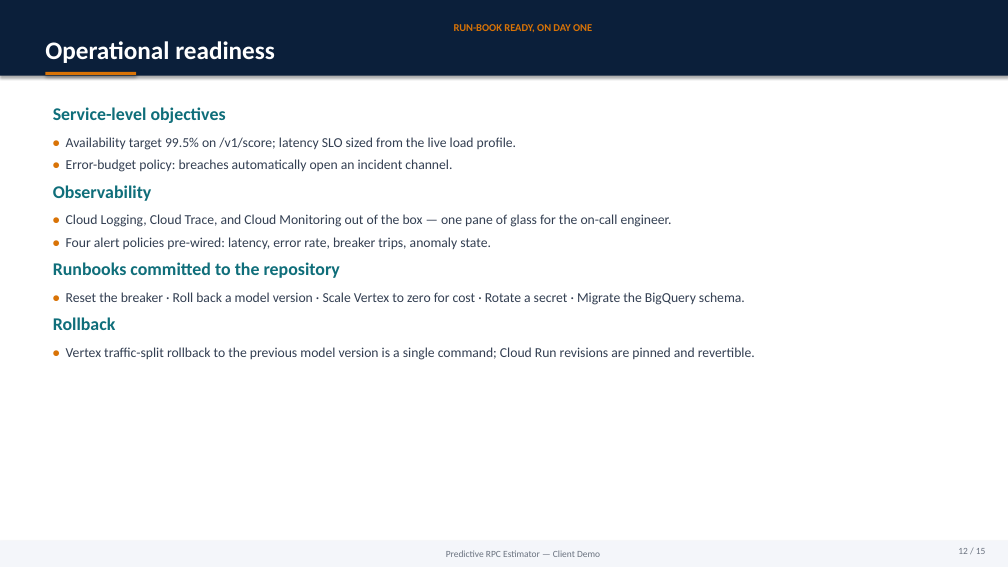
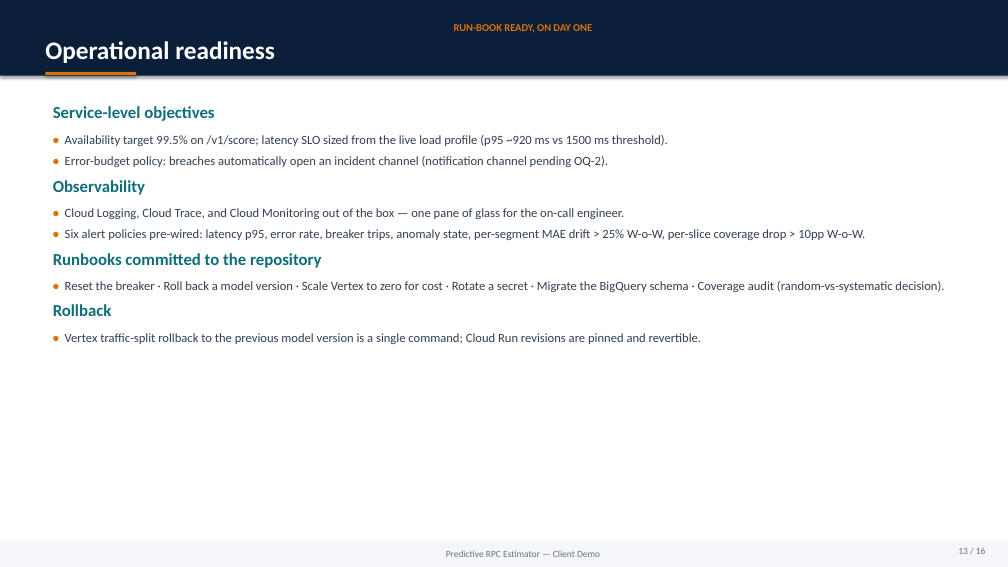
Before and after one commit to asmeyatsky-work/msm, a slide deck: slide 13 of docs/client-demo-deck.pptx (slide 12 before the commit). Drawn at 1008x567 pixels with LibreOffice and Linux fonts; fonts in the diff are those of the drawing. Boxes give left, top, right and bottom in pixels: in the first picture for what was removed or moved away, otherwise in the second. Text is boxed around its words. In the diff, an @@ line names an element or a change of style, - is before the commit and + after.

```diff
--- a/docs/client-demo-deck.pptx
+++ b/docs/client-demo-deck.pptx
@@ text at <box>53,106,702,344</box>: size 17 to 16 pt in "Service-level objectives", "Observability", "Runbooks committed to the repository", "Rollback"; size 13 to 12 pt in "• Cloud Logging, Cloud Trace, and Cloud ...", "• Vertex traffic-split rollback to the previous ..." @@
@@ text at <box>65,135,668,167</box>: text changed; size 13 to 12 pt @@
-• Availability target 99.5% on /v1/score; latency SLO sized from the live load profile.
-• Error-budget policy: breaches automatically open an incident channel.
+• Availability target 99.5% on /v1/score; latency SLO sized from the live load profile (p95 ~920 ms vs 1500 ms threshold).
+• Error-budget policy: breaches automatically open an incident channel (notification channel pending OQ-2).
@@ text at <box>65,229,865,240</box>: text changed; size 13 to 12 pt @@
-• Four alert policies pre-wired: latency, error rate, breaker trips, anomaly state.
+• Six alert policies pre-wired: latency p95, error rate, breaker trips, anomaly state, per-segment MAE drift > 25% W-o-W, per-slice coverage drop > 10pp W-o-W.
@@ text at <box>65,281,944,292</box>: text changed; size 13 to 12 pt @@
-• Reset the breaker · Roll back a model version · Scale Vertex to zero for cost · Rotate a secret · Migrate the BigQuery schema.
+• Reset the breaker · Roll back a model version · Scale Vertex to zero for cost · Rotate a secret · Migrate the BigQuery schema · Coverage audit (random-vs-systematic decision).
```
Also in this commit, not shown: 13 other slides changed, 1 slide added, 1 other file.
